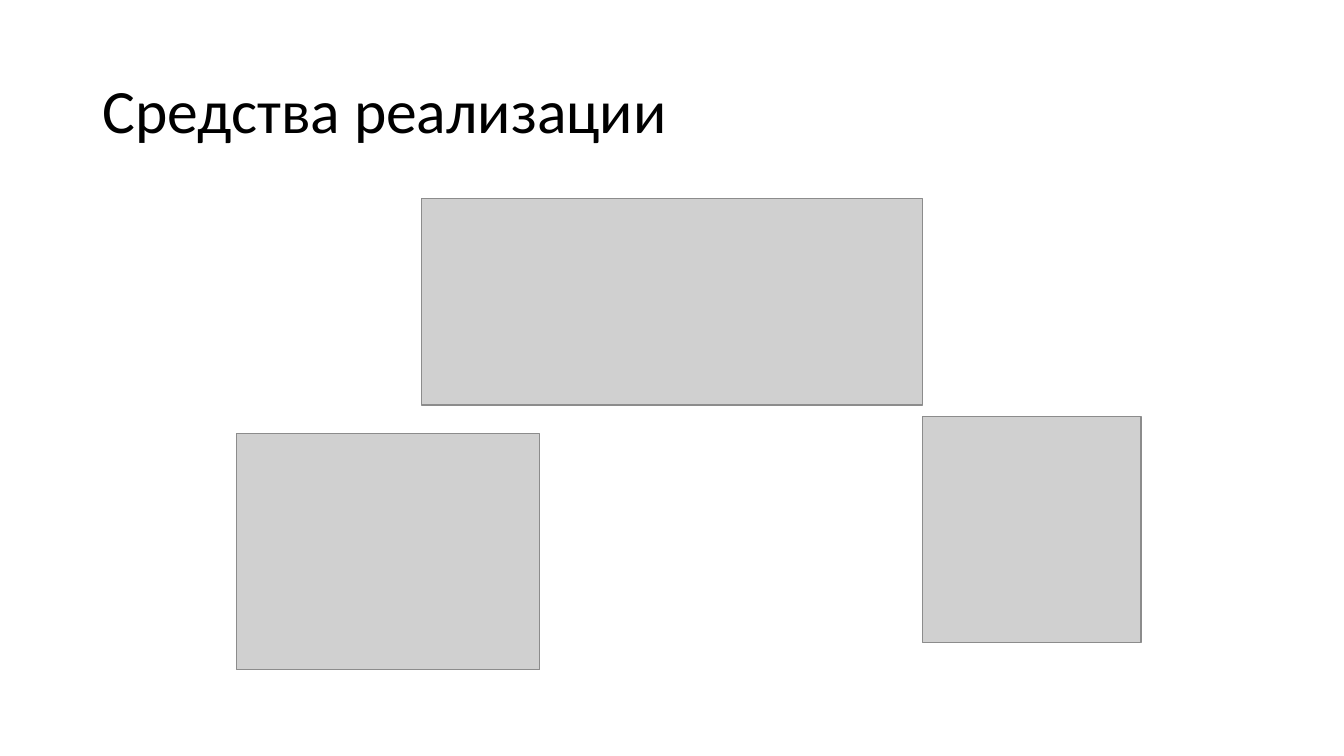
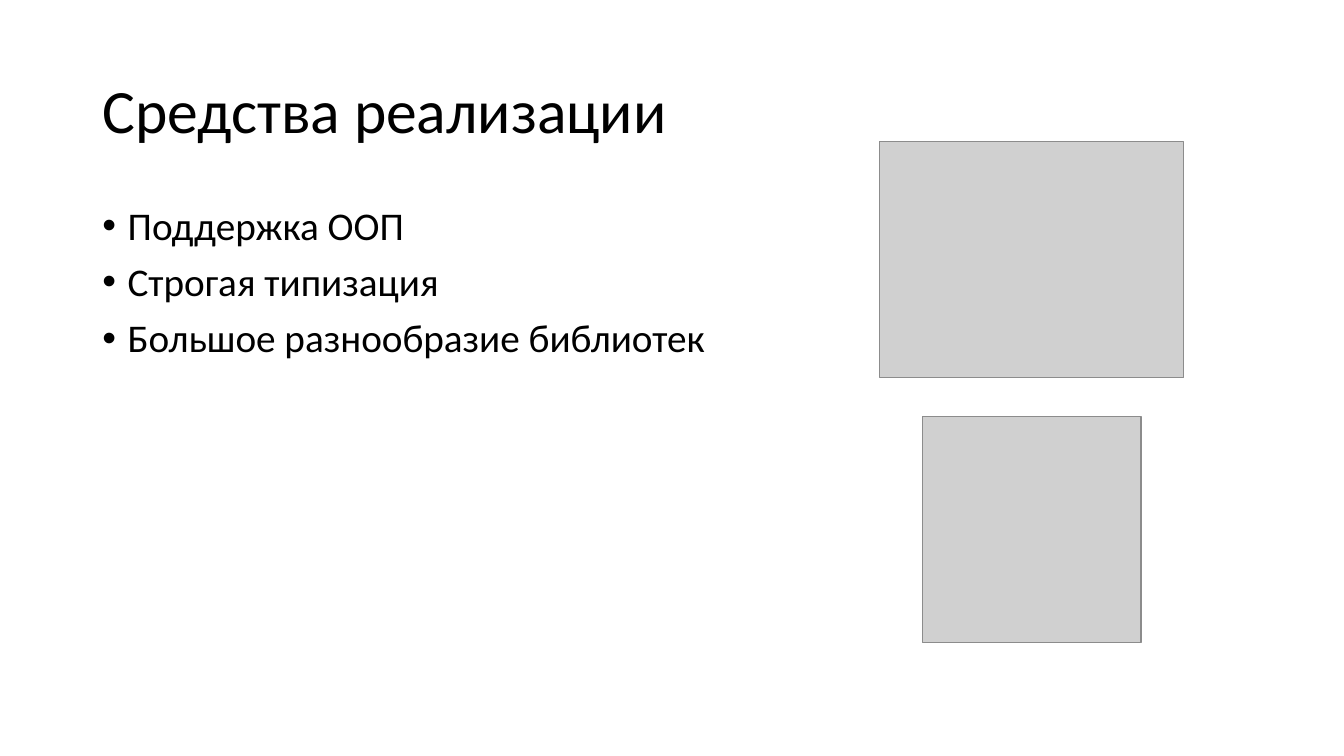
Before and after one commit to RomanQed/csg, a slide deck: slide 8 of docs/Курсовая_Презентация.pptx (slide 10 before the commit). Drawn at 1344x756 pixels with LibreOffice and Linux fonts; fonts in the diff are those of the drawing; grey boxes stand for pictures. Boxes give left, top, right and bottom in pixels: in the first picture for what was removed or moved away, otherwise in the second. Text is boxed around its words. In the diff, an @@ line names an element or a change of style, - is before the commit and + after.

```diff
--- a/docs/Курсовая_Презентация.pptx
+++ b/docs/Курсовая_Презентация.pptx
@@ picture: place and size @@
-picture at (236,434,539,669)
+picture at (880,142,1184,378)
@@ picture removed at (421,199,923,405) @@
@@ text added at (128,214,705,359), 28 pt, text #000000 @@
+• Поддержка ООП
+• Строгая типизация
+• Большое разнообразие библиотек
```
Also in this commit, not shown: 3 other slides changed, 1 slide added, 4 slides removed, 2 other files.
